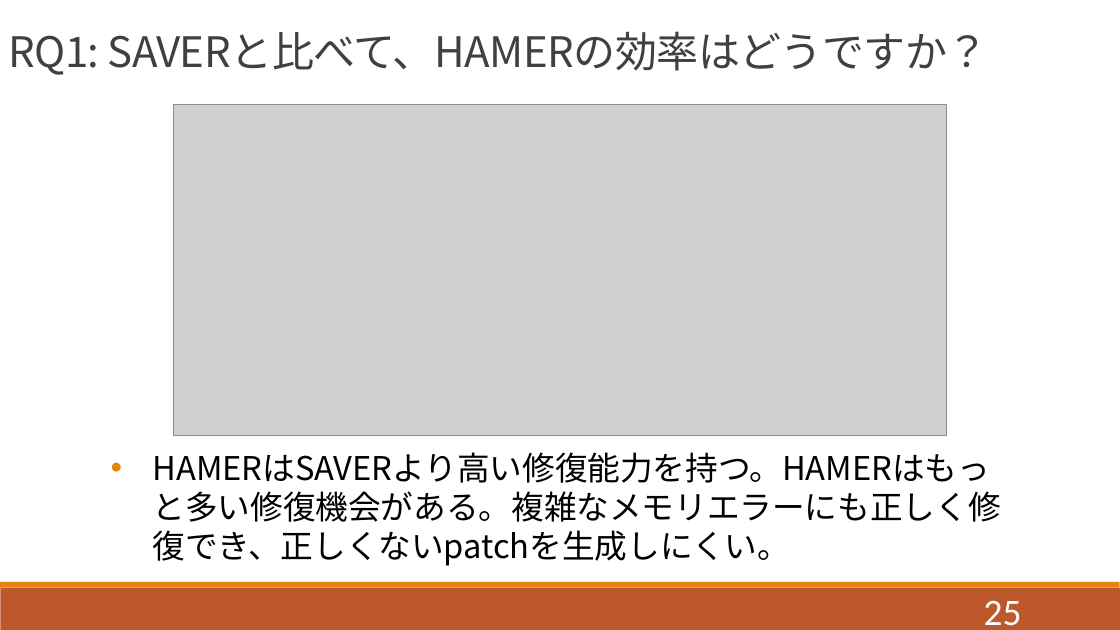
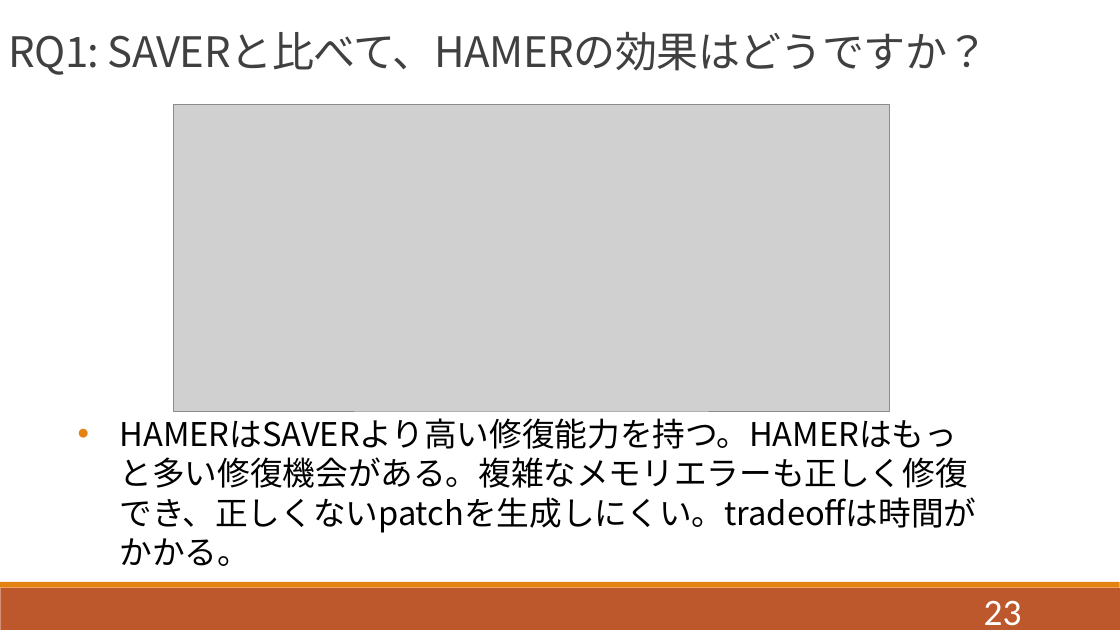
Before and after one commit to QIANZECHANG/MyResearch, a slide deck: slide 23 of 修論/修論発表.pptx (slide 25 before the commit). Drawn at 1120x630 pixels with LibreOffice and Linux fonts; fonts in the diff are those of the drawing; grey boxes stand for pictures. Boxes give left, top, right and bottom in pixels: in the first picture for what was removed or moved away, otherwise in the second. Text is boxed around its words. In the diff, an @@ line names an element or a change of style, - is before the commit and + after.

```diff
--- a/修論/修論発表.pptx
+++ b/修論/修論発表.pptx
@@ text at (x1=8, y1=32, x2=989, y2=75): text changed @@
-RQ1: SAVERと比べて、HAMERの効率はどうですか？
+RQ1: SAVERと比べて、HAMERの効果はどうですか？
@@ picture resized from (x1=173, y1=104, x2=947, y2=436) to (x1=173, y1=104, x2=889, y2=411) @@
@@ text at (x1=120, y1=418, x2=977, y2=566): text changed @@
-• HAMERはSAVERより高い修復能力を持つ。HAMERはもっと多い修復機会がある。複雑なメモリエラーにも正しく修復でき、正しくないpatchを生成しにくい。
+• HAMERはSAVERより高い修復能力を持つ。HAMERはもっと多い修復機会がある。複雑なメモリエラーも正しく修復でき、正しくないpatchを生成しにくい。tradeoffは時間がかかる。
@@ page number at (x1=984, y1=600, x2=1022, y2=626): text changed @@
-25
+23
```
Also in this commit, not shown: 20 other slides changed, 3 slides removed.
